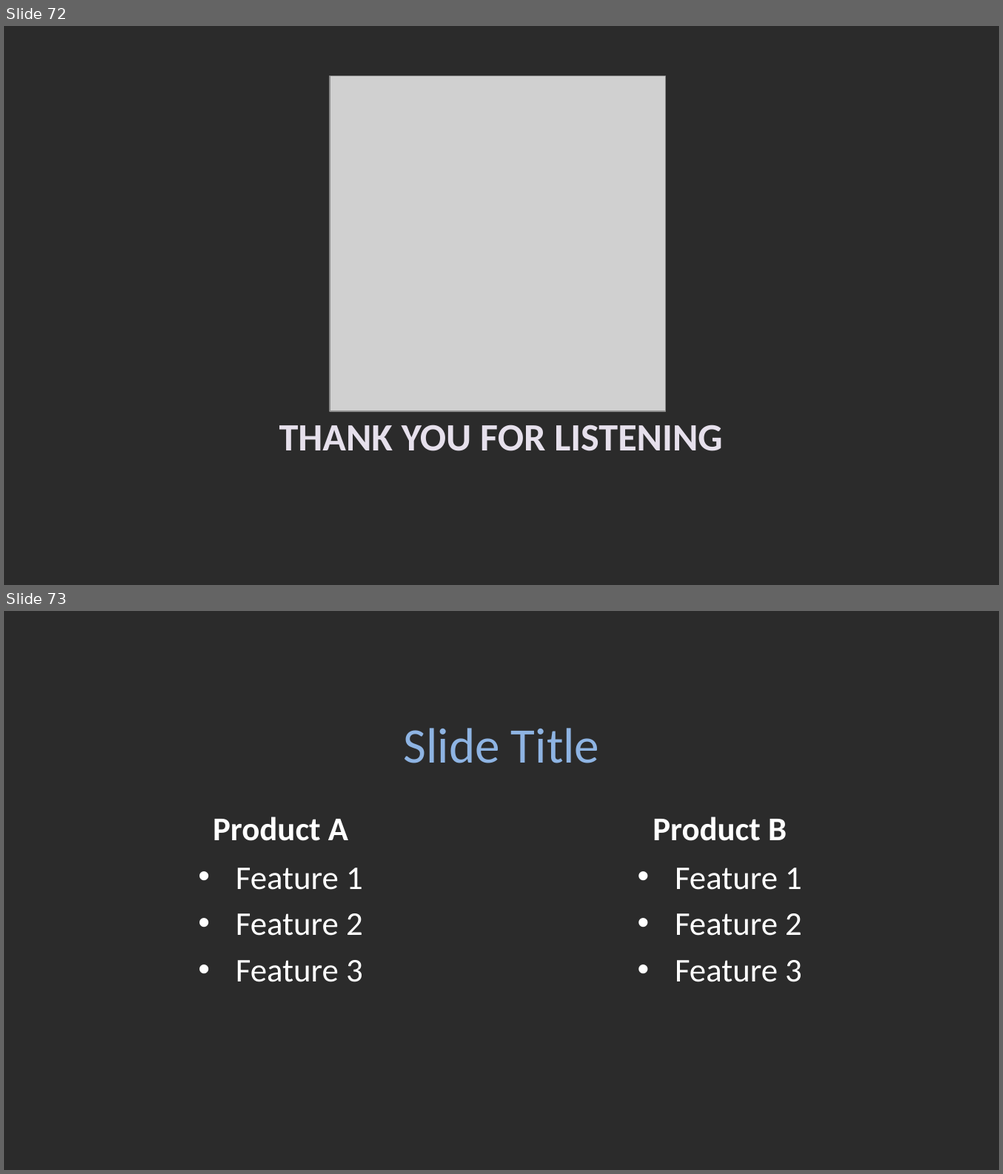
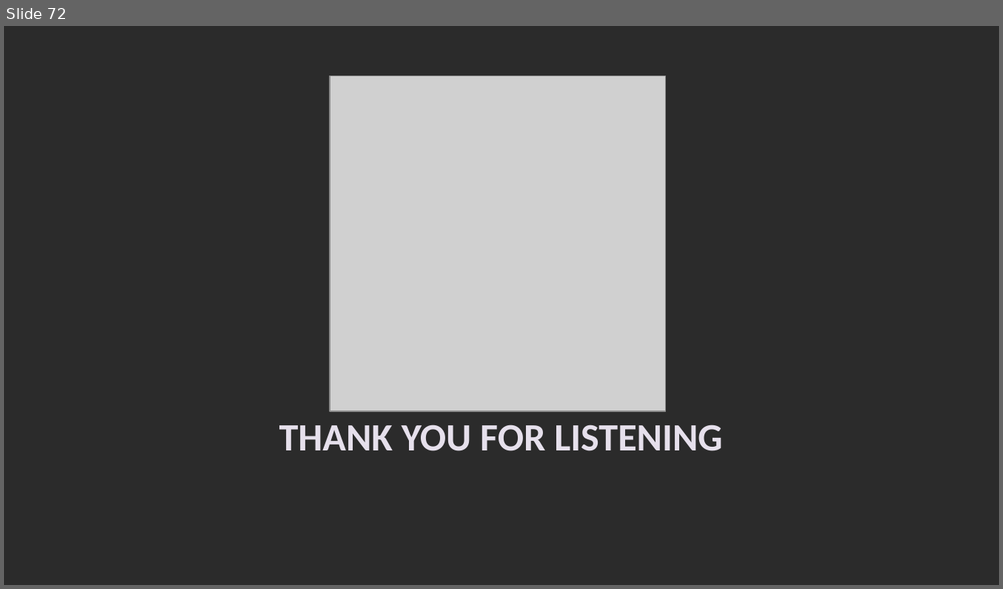
Before and after one commit to viettungvuong/Seminar, a slide deck: Seminar.pptx. Shown one above the other, each under a label of ours: slides 72 and 73 before the commit, slide 72 after it. The pictures are 1003x1174 and 1003x589 pixels, drawn with LibreOffice and Linux fonts; fonts in the diff are those of the drawing; grey boxes stand for pictures; background and template pictures are left out; a plain dark background stands for a picture behind light text. Boxes give left, top, right and bottom in pixels: in the first picture for what was removed or moved away, otherwise in the second. Text is boxed around its words. In the diff, an @@ line names an element or a change of style, - is before the commit and + after.

```diff
--- a/Seminar.pptx
+++ b/Seminar.pptx
@@ slide 73 removed at box(4, 611, 999, 1170), background picture (left out) @@
@@ title removed at box(403, 728, 599, 763) @@
-Slide Title
@@ text removed at box(213, 817, 348, 841) @@
-Product A
@@ text removed at box(652, 817, 786, 841) @@
-Product B
@@ text removed at box(236, 868, 363, 982) @@
-• Feature 1
-• Feature 2
-• Feature 3
@@ text removed at box(674, 868, 802, 982) @@
-• Feature 1
-• Feature 2
-• Feature 3
```
Also in this commit, not shown: 1 slide changed.
